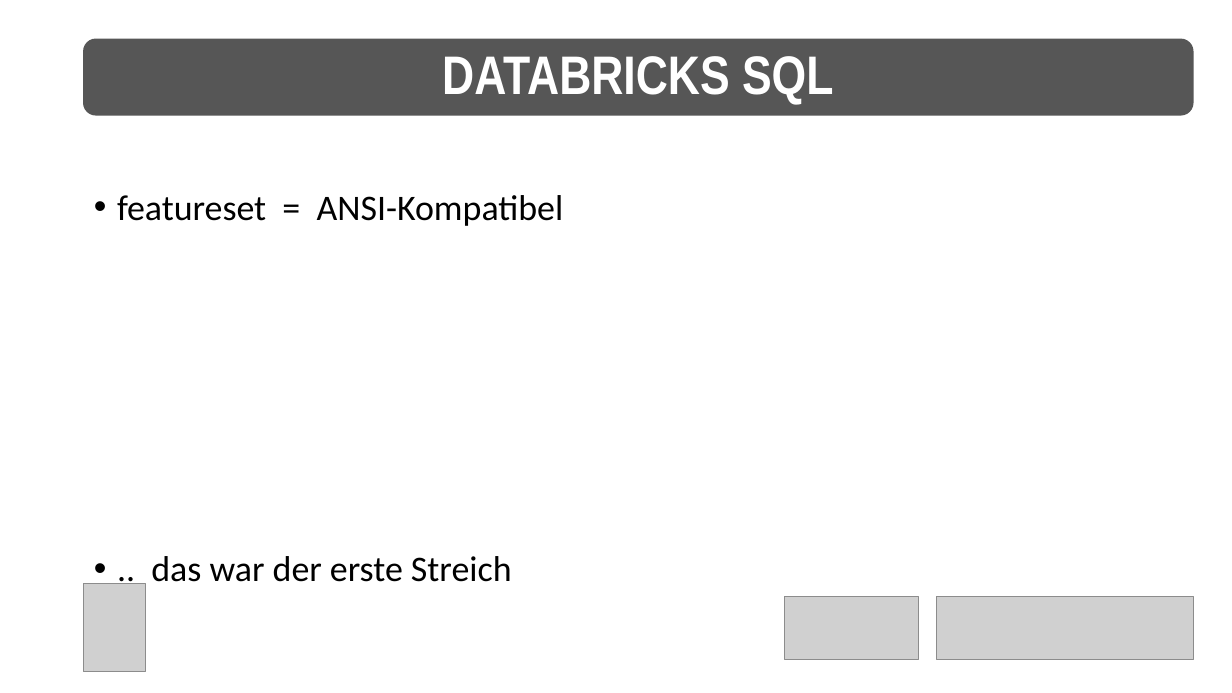
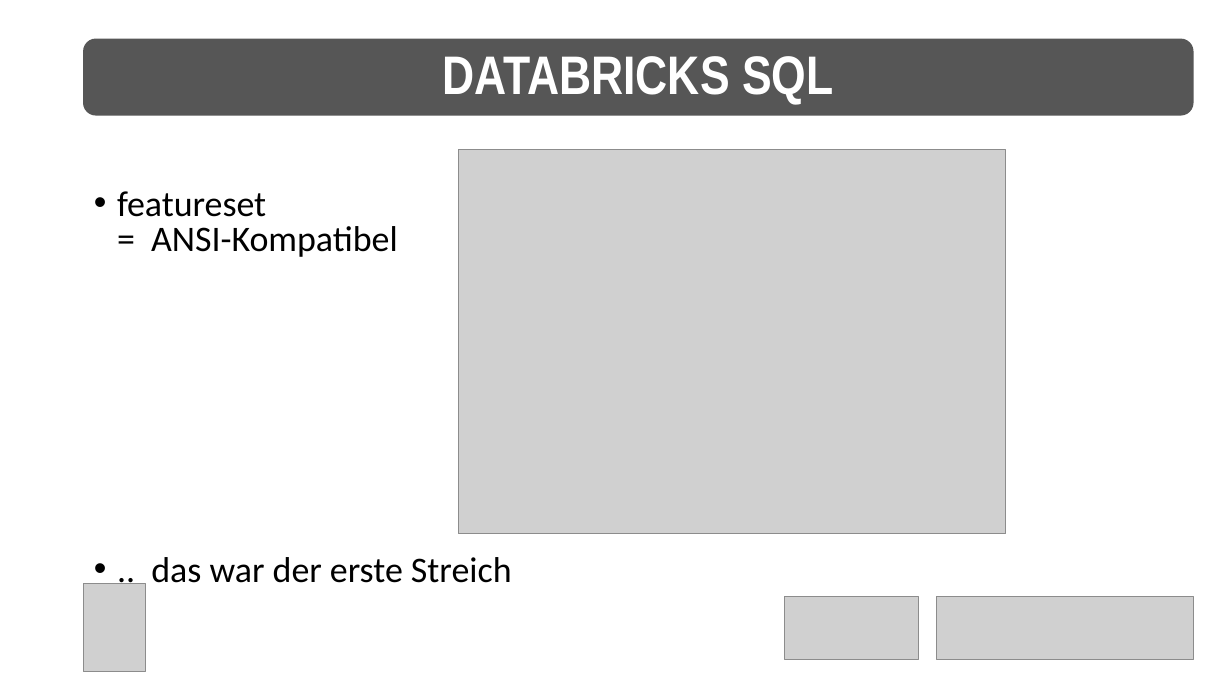
Before and after one commit to net-CDE/presentations, a slide deck: slide 24 of SQLKonferenz2023/mainContent_jul2023.pptx (slide 21 before the commit). Drawn at 1232x693 pixels with LibreOffice and Linux fonts; fonts in the diff are those of the drawing; grey boxes stand for pictures. Boxes give left, top, right and bottom in pixels: in the first picture for what was removed or moved away, otherwise in the second. Text is boxed around its words. In the diff, an @@ line names an element or a change of style, - is before the commit and + after.

```diff
--- a/SQLKonferenz2023/mainContent_jul2023.pptx
+++ b/SQLKonferenz2023/mainContent_jul2023.pptx
@@ picture added at box(458, 150, 1006, 534) @@
@@ text "featureset = ANSI-Kompatibel" at box(117, 191, 512, 583): line spacing 0.9 to 0.8 @@
```
Also in this commit, not shown: 6 other slides changed, 3 slides added.
